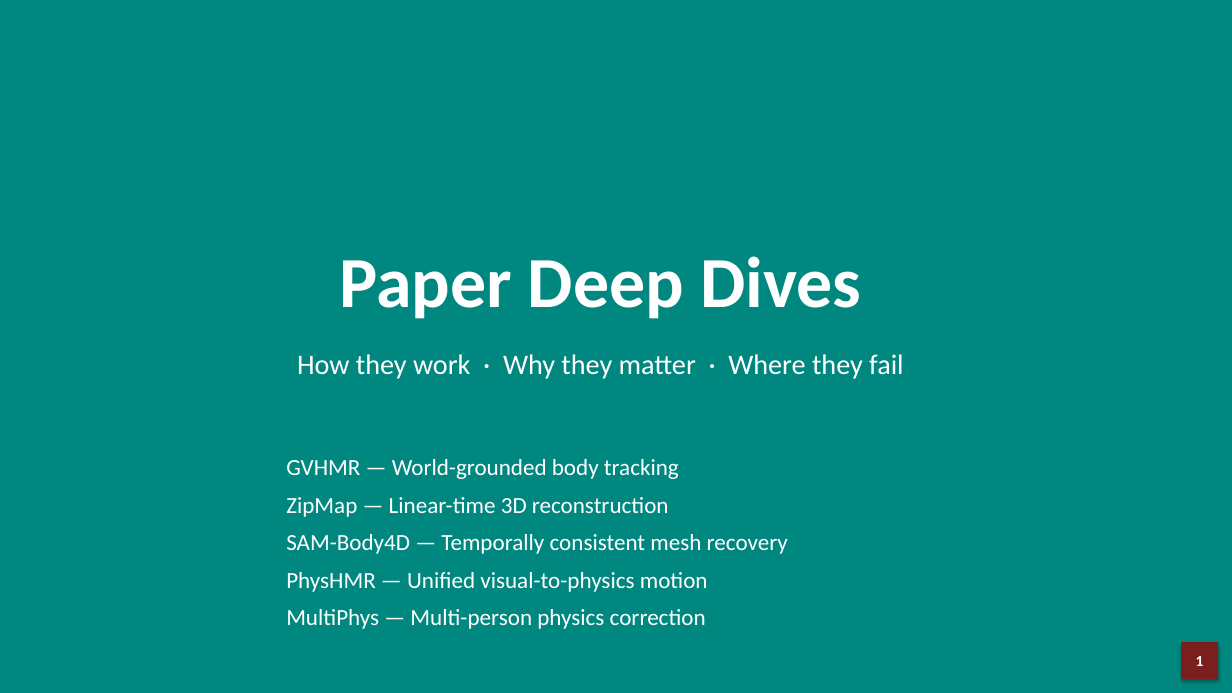
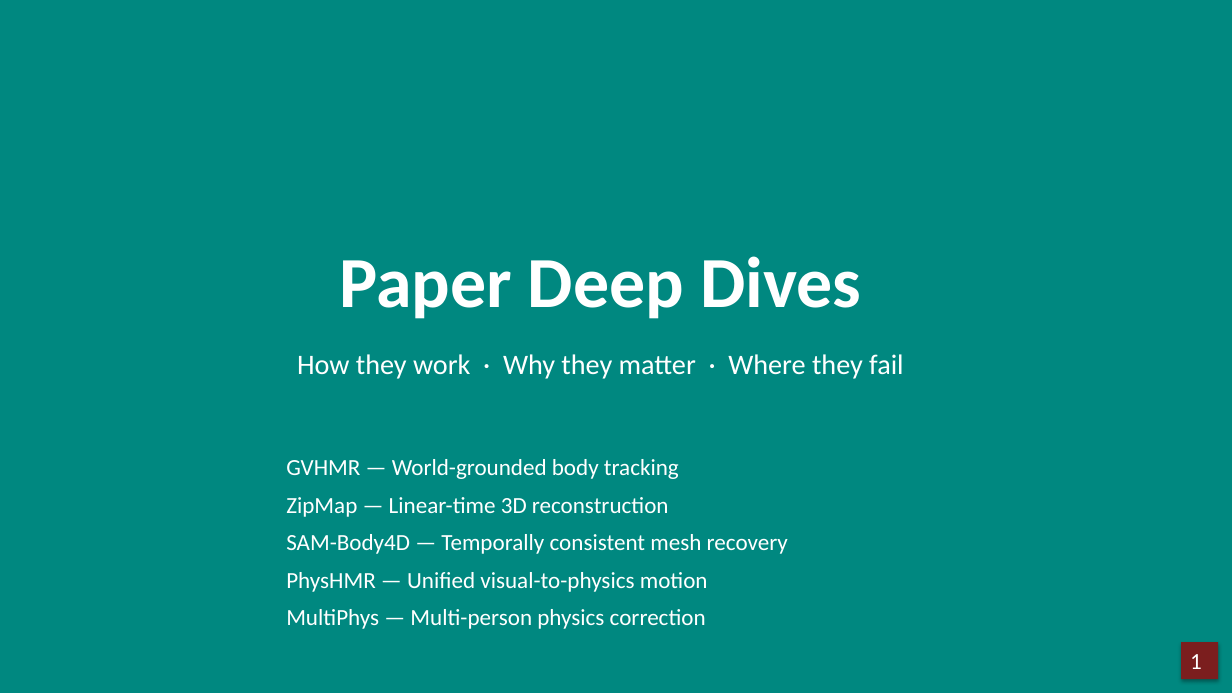
Before and after one commit to JCNTH/Pact3D, a slide deck: slide 1 of Paper_DeepDives.pptx. Drawn at 1232x693 pixels with LibreOffice and Linux fonts; fonts in the diff are those of the drawing. Boxes give left, top, right and bottom in pixels: in the first picture for what was removed or moved away, otherwise in the second. Text is boxed around its words. In the diff, an @@ line names an element or a change of style, - is before the commit and + after.

```diff
--- a/Paper_DeepDives.pptx
+++ b/Paper_DeepDives.pptx
@@ rectangle "1" at <box>1181,642,1218,679</box>: size 12 to 18 pt, bold off; alignment centre to left @@
```
Also in this commit, not shown: 16 other slides changed, 5 slides removed.
